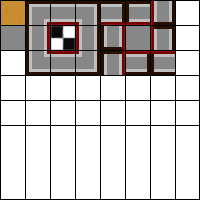
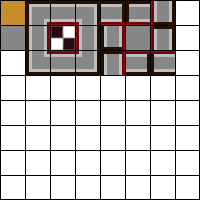
The second 200px x 200px image is a revision of the first. Changes to its layers:
painted on "Calque 1" over bbox(1, 150, 199, 176)
removed layer "Calque 3" over bbox(51, 26, 75, 50)
painted on "Calque 2" over bbox(51, 26, 75, 50)
